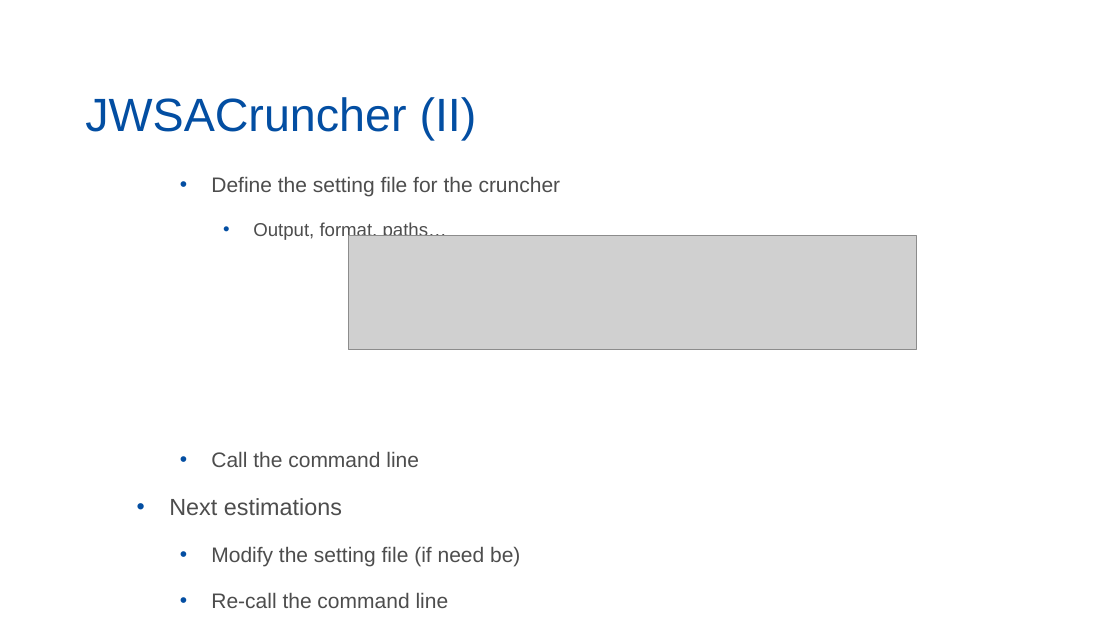
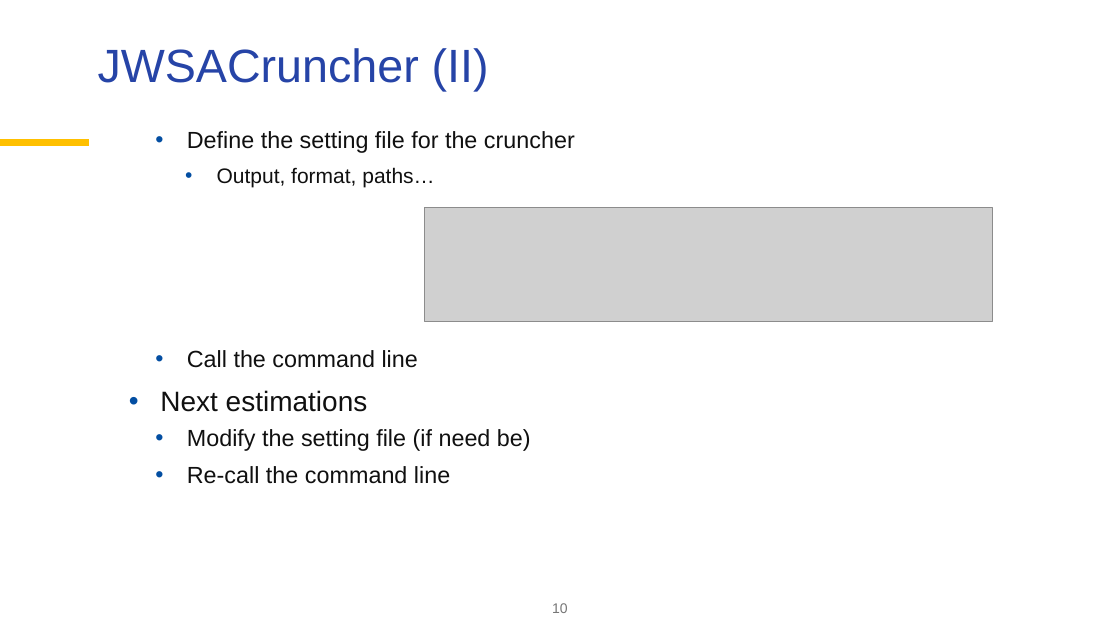
Before and after one commit to palatej/ESTP2026, a slide deck: slide 10 of 4 Routine SA processing.pptx. Drawn at 1120x630 pixels with LibreOffice and Linux fonts; fonts in the diff are those of the drawing; grey boxes stand for pictures; background and template pictures are left out. Boxes give left, top, right and bottom in pixels: in the first picture for what was removed or moved away, otherwise in the second. Text is boxed around its words. In the diff, an @@ line names an element or a change of style, - is before the commit and + after.

```diff
--- a/4 Routine SA processing.pptx
+++ b/4 Routine SA processing.pptx
@@ title "JWSACruncher (II)": place and size @@
-title "JWSACruncher (II)" at bbox=[85, 97, 477, 141]
+title "JWSACruncher (II)" at bbox=[98, 48, 489, 91]
@@ title "JWSACruncher (II)" at bbox=[98, 48, 489, 91]: text colour #034EA2 to #2644A7; vertical alignment bottom to top @@
@@ line added from (0, 143) to (89, 143), #FFC000 6 pt @@
@@ text "Define the setting file for ...": place and size @@
-text "Define the setting file for ..." at bbox=[169, 177, 561, 608]
+text "Define the setting file for ..." at bbox=[160, 131, 575, 484]
@@ text "Define the setting file for ..." at bbox=[160, 131, 575, 484]: size 18 to 20 pt in "Define the setting file for the cruncher", "Call the command line", "Modify the setting file (if need be)", "Re-call the command line"; text colour #4D4D4D to #101010; size 16 to 18 pt in "Output, format, paths…"; size 20 to 24 pt in "Next estimations"; indent changed; line spacing 1 to 0.9; less space between paragraphs @@
@@ picture: place and size @@
-picture at bbox=[349, 236, 917, 350]
+picture at bbox=[424, 208, 992, 322]
@@ page number added at bbox=[552, 603, 568, 613], 12 pt, text #767676 @@
+10
```
Also in this commit, not shown: 8 other slides changed, 3 slides added, 2 slides removed, 2 other files.
